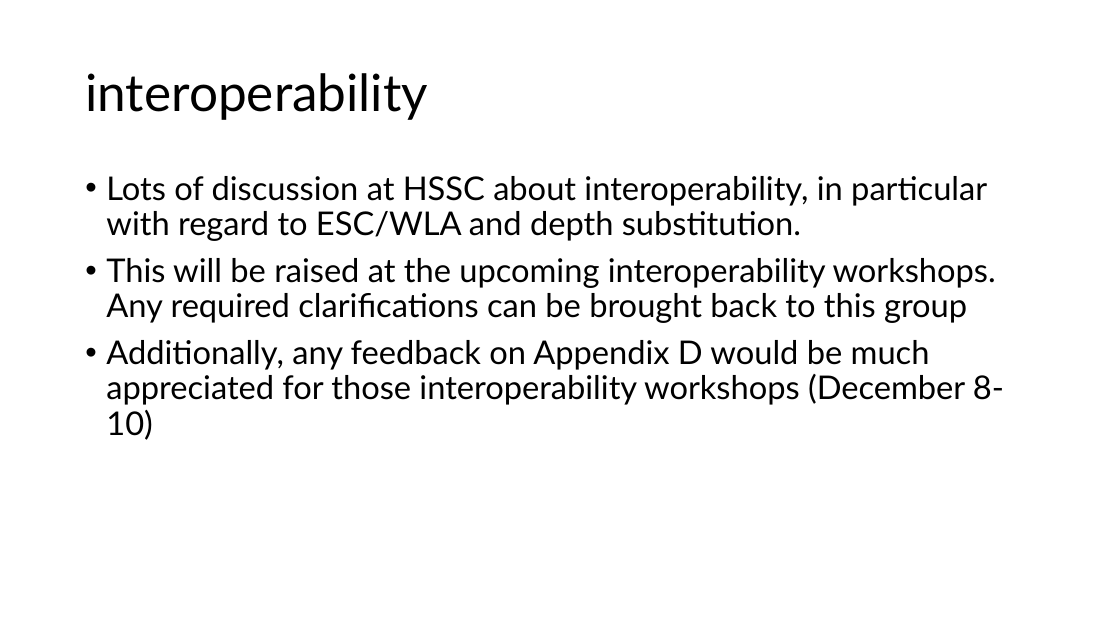
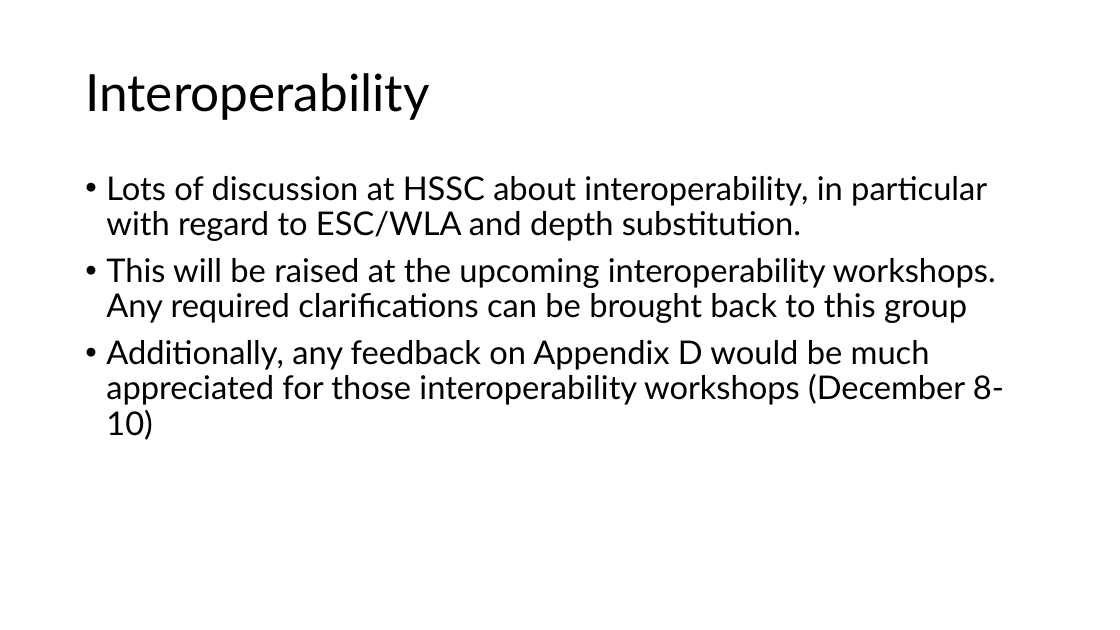
Before and after one commit to iho-ohi/98-interoperability, a slide deck: slide 5 of documents/3.0.0/s98Mtg_july2026.pptx. Drawn at 1120x630 pixels with LibreOffice and Linux fonts; fonts in the diff are those of the drawing. Boxes give left, top, right and bottom in pixels: in the first picture for what was removed or moved away, otherwise in the second. Text is boxed around its words. In the diff, an @@ line names an element or a change of style, - is before the commit and + after.

```diff
--- a/documents/3.0.0/s98Mtg_july2026.pptx
+++ b/documents/3.0.0/s98Mtg_july2026.pptx
@@ title at (85, 73, 429, 120): text changed @@
-interoperability
+Interoperability
```
Also in this commit, not shown: 5 other slides changed, 3 other files.
